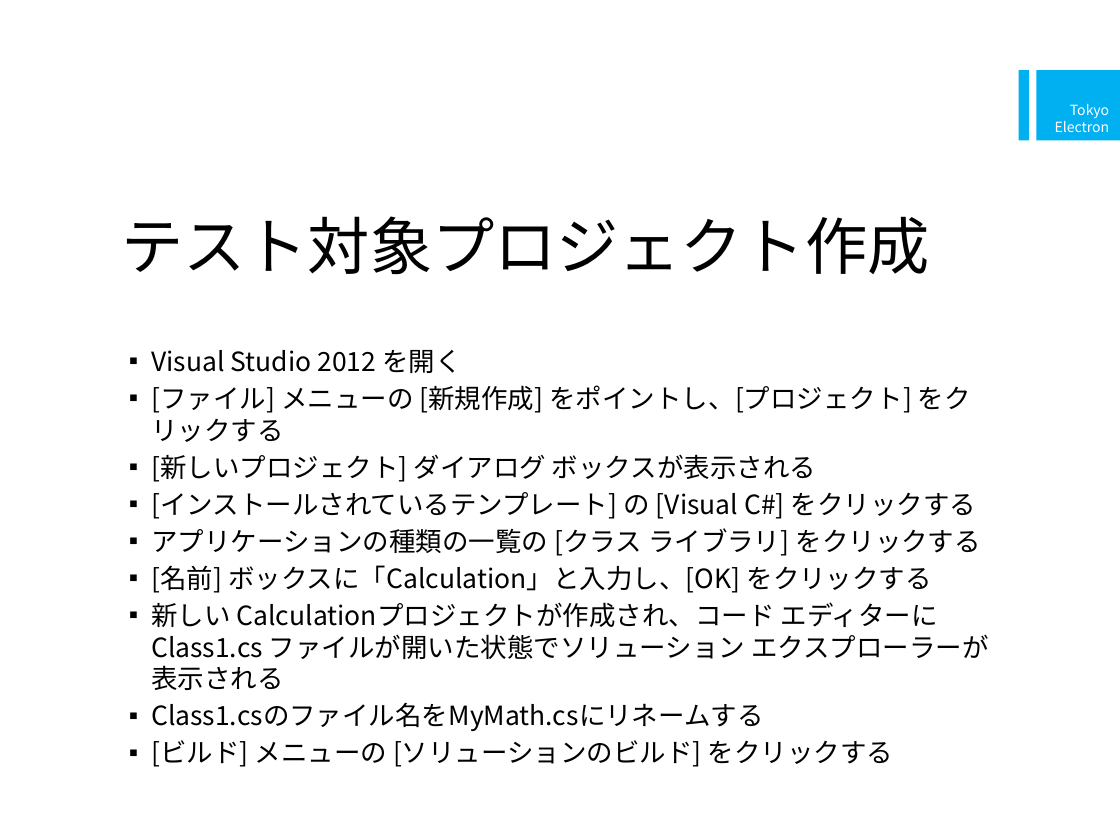
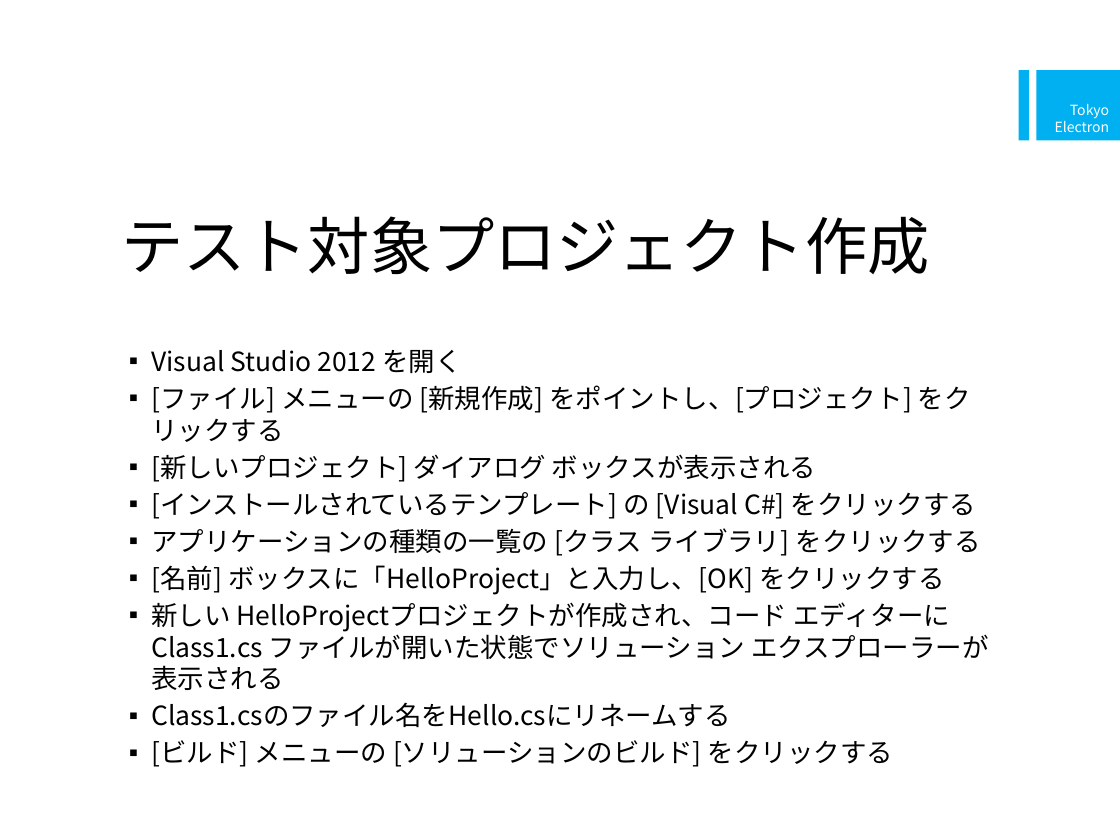
Before and after one commit to a-suzuki/CShrapLecture, a slide deck: slide 17 of doc/テストコードによるC#プログラミング演習.pptx. Drawn at 1120x840 pixels with LibreOffice and Linux fonts; fonts in the diff are those of the drawing. Boxes give left, top, right and bottom in pixels: in the first picture for what was removed or moved away, otherwise in the second. Text is boxed around its words. In the diff, an @@ line names an element or a change of style, - is before the commit and + after.

Commit message:
Hello Project

```diff
--- a/doc/テストコードによるC#プログラミング演習.pptx
+++ b/doc/テストコードによるC#プログラミング演習.pptx
@@ text at box(151, 565, 989, 727): text changed @@
-▪ [名前] ボックスに「Calculation」と入力し、[OK] をクリックする
-▪ 新しい Calculationプロジェクトが作成され、コード エディターに Class1.cs ファイルが開いた状態でソリューション エクスプローラーが表示される
-▪ Class1.csのファイル名をMyMath.csにリネームする
+▪ [名前] ボックスに「HelloProject」と入力し、[OK] をクリックする
+▪ 新しい HelloProjectプロジェクトが作成され、コード エディターに Class1.cs ファイルが開いた状態でソリューション エクスプローラーが表示される
+▪ Class1.csのファイル名をHello.csにリネームする
```
Also in this commit, not shown: 2 other slides changed.
